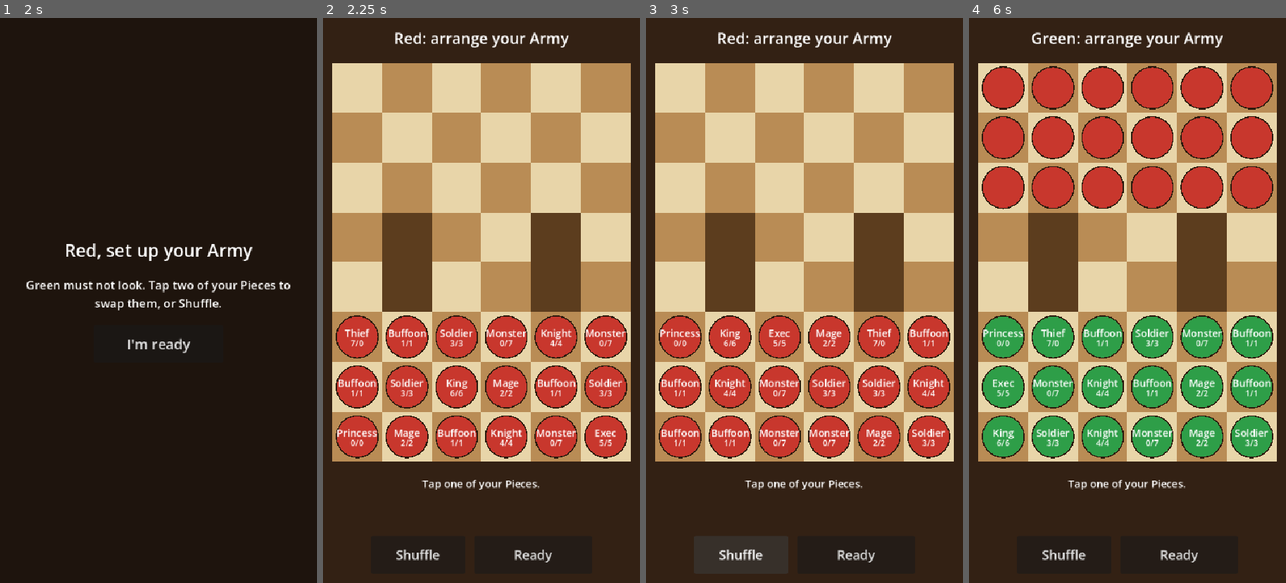
Above: before the commit, frames 1-4 (left to right).
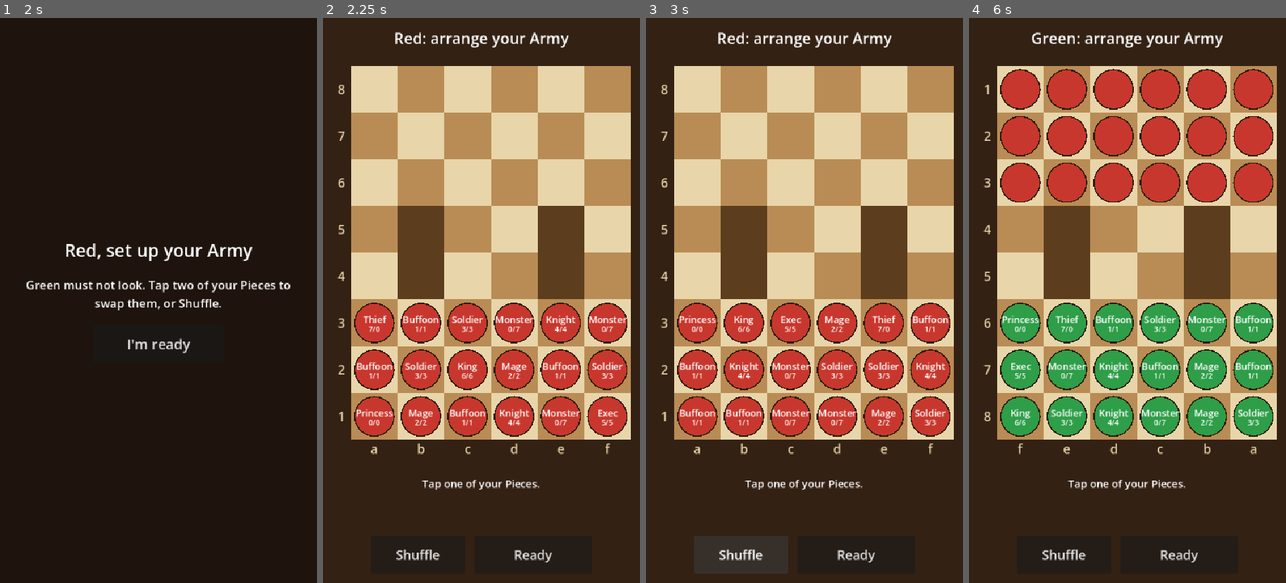
Above: after the commit, the same moments.

Repository: jeromedusanter95/TakTik
Game: Godot game, scene res://main.tscn
The game is run twice, just before and just after one commit, with the same random seed, the same clock (stepped at 60 frames per second) and the same inputs.
Inputs:
- Up to frame 1 (2 s): click "Ready" at 0.5 s; click "Ready" at 1.25 s
- Up to frame 2 (2.25 s): click "I'm ready" at 2 s
- Up to frame 3 (3 s): click "Shuffle" at 2.75 s
- Up to frame 4 (6 s): click "Shuffle" at 3.5 s; click "Shuffle" at 4.25 s; click "Ready" at 5 s; click "I'm ready" at 5.75 s

Frame 1 is identical in both runs. In frame 2, 32% of the frame differs, in the area x 2-98%, y 8-79%; in frame 3, 33%; in frame 4, 38%.

Commit message:
Label the Board's columns and ranks for the viewer
Move descriptions such as "a3 to a4" were unreadable without
coordinates. The labels are drawn through BoardOrientation, so they
turn with the Squares and Green finds a3 on its own flipped Board.

Co-Authored-By: Claude Opus 5.5 <noreply@anthropic.com>

Diff:
--- a/game/board/board_palette.gd
+++ b/game/board/board_palette.gd
@@ -12,3 +12,5 @@
 @export var selected: Color = Color("ffe14d")
 @export var destination: Color = Color(1.0, 0.95, 0.4, 0.55)
 @export var last_move: Color = Color(0.4, 0.75, 1.0, 0.4)
+## The column letters and rank numbers around the Board.
+@export var square_label: Color = Color("e8d5a9")
--- a/game/board/board_view.gd
+++ b/game/board/board_view.gd
@@ -1,12 +1,16 @@
 class_name BoardView
 extends Control
-## Draws the Board from one player's point of view and reports taps on Squares.
+## Draws the Board from one player's point of view, with column letters below
+## and rank numbers on the left, and reports taps on Squares.
 
 signal square_pressed(square: Vector2i)
 
 const PIECE_RADIUS_RATIO: float = 0.42
 const NAME_FONT_RATIO: float = 0.2
 const STRENGTH_FONT_RATIO: float = 0.17
+## The width of the label margins, in Squares.
+const LABEL_MARGIN_RATIO: float = 0.4
+const LABEL_FONT_RATIO: float = 0.26
 
 @export var palette: BoardPalette = null
 
@@ -19,6 +23,7 @@
 	for row: int in Board.ROWS:
 		for column: int in Board.COLUMNS:
 			_draw_square(Vector2i(column, row))
+	_draw_square_labels()
 
 
 func _gui_input(event: InputEvent) -> void:
@@ -75,6 +80,29 @@
 	)
 
 
+func _draw_square_labels() -> void:
+	var font: Font = get_theme_default_font()
+	var cell: float = _cell_size()
+	var margin: float = cell * LABEL_MARGIN_RATIO
+	var font_size: int = roundi(cell * LABEL_FONT_RATIO)
+	var origin: Vector2 = _board_origin()
+	var baseline_offset: float = (font.get_ascent(font_size) - font.get_descent(font_size)) / 2.0
+	for screen_row: int in Board.ROWS:
+		var middle_y: float = origin.y + (screen_row + 0.5) * cell
+		draw_string(
+			font, Vector2(origin.x - margin, middle_y + baseline_offset),
+			BoardOrientation.rank_label(screen_row, _state.viewer),
+			HORIZONTAL_ALIGNMENT_CENTER, margin, font_size, palette.square_label
+		)
+	var bottom: float = origin.y + Board.ROWS * cell
+	for screen_column: int in Board.COLUMNS:
+		draw_string(
+			font, Vector2(origin.x + screen_column * cell, bottom + margin / 2.0 + baseline_offset),
+			BoardOrientation.column_label(screen_column, _state.viewer),
+			HORIZONTAL_ALIGNMENT_CENTER, cell, font_size, palette.square_label
+		)
+
+
 func _square_colour(square: Vector2i) -> Color:
 	if Board.is_obstacle(square):
 		return palette.obstacle
@@ -88,13 +116,20 @@
 
 
 func _cell_size() -> float:
-	return minf(size.x / Board.COLUMNS, size.y / Board.ROWS)
+	return minf(
+		size.x / (Board.COLUMNS + LABEL_MARGIN_RATIO),
+		size.y / (Board.ROWS + LABEL_MARGIN_RATIO),
+	)
 
 
+## The top left corner of the Squares. The rank labels sit to its left and the
+## column labels below, and the whole block is centred.
 func _board_origin() -> Vector2:
 	var cell: float = _cell_size()
-	var board_size: Vector2 = Vector2(cell * Board.COLUMNS, cell * Board.ROWS)
-	return (size - board_size) / 2.0
+	var block_size: Vector2 = Vector2(
+		Board.COLUMNS + LABEL_MARGIN_RATIO, Board.ROWS + LABEL_MARGIN_RATIO
+	) * cell
+	return (size - block_size) / 2.0 + Vector2(cell * LABEL_MARGIN_RATIO, 0.0)
 
 
 func _rect_of(square: Vector2i) -> Rect2:
